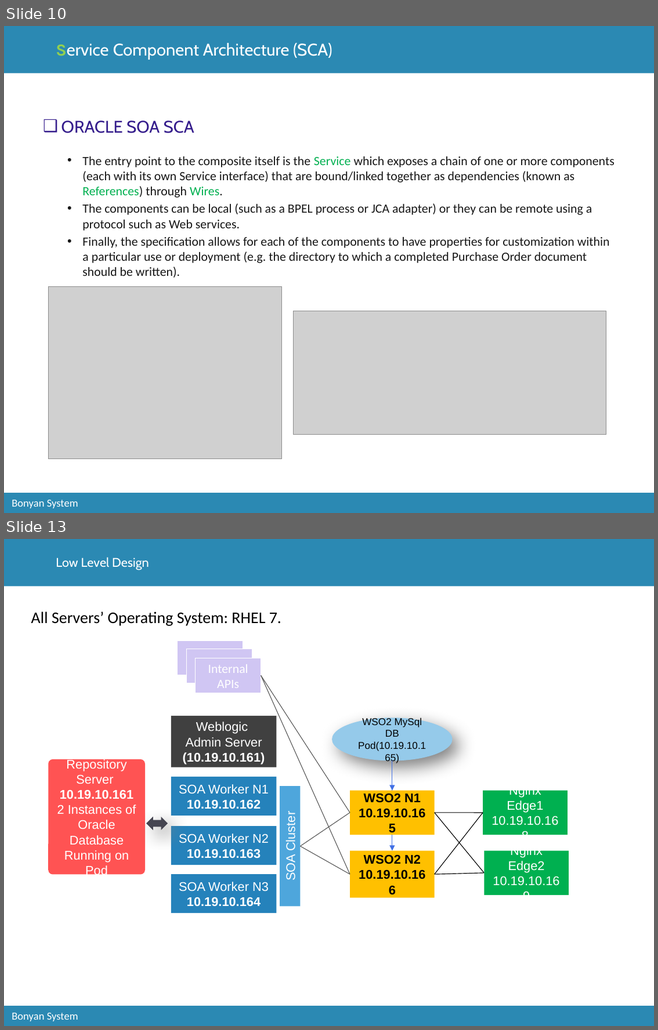
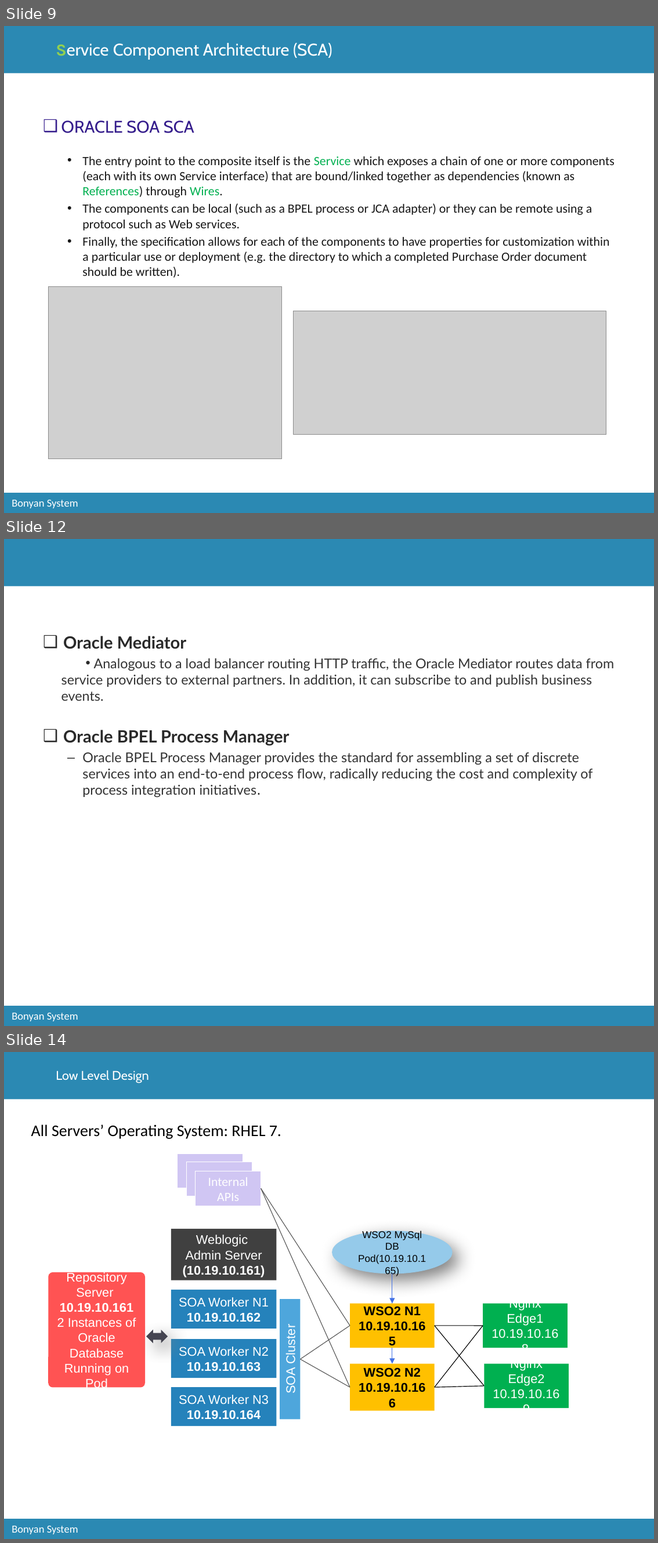
Before and after one commit to catcry/soaTraining, a slide deck: Presentation/soaTrainingPresentation.pptx. Shown one above the other, each under a label of ours: slides 10 and 13 before the commit, slides 9, 12 and 14 after it; the slides between them are not shown. The pictures are 658x1030 and 658x1543 pixels, drawn with LibreOffice and Linux fonts; fonts in the diff are those of the drawing; grey boxes stand for pictures; background and template pictures are left out. Boxes give left, top, right and bottom in pixels: in the first picture for what was removed or moved away, otherwise in the second. Text is boxed around its words. In the diff, an @@ line names an element or a change of style, - is before the commit and + after.

```diff
--- a/Presentation/soaTrainingPresentation.pptx
+++ b/Presentation/soaTrainingPresentation.pptx
@@ slide 12 added at (4, 539, 654, 1026), background #FFFFFF; not listed: 3 template elements that a slide beside it also shows @@
@@ text added at (61, 636, 614, 798), 15 pt, text #333333 @@
+❑ Oracle Mediator
+• Analogous to a load balancer routing HTTP traffic, the Oracle Mediator routes data from service providers to external partners. In addition, it can subscribe to and publish business events.
+❑ Oracle BPEL Process Manager
+  – Oracle BPEL Process Manager provides the standard for assembling a set of discrete services into an end-to-end process flow, radically reducing the cost and complexity of process integration initiatives.
@@ what was slide 10 is now slide 9 @@
@@ what was slide 13 is now slide 14 @@
```
Also in this commit, not shown: 3 slides changed.
